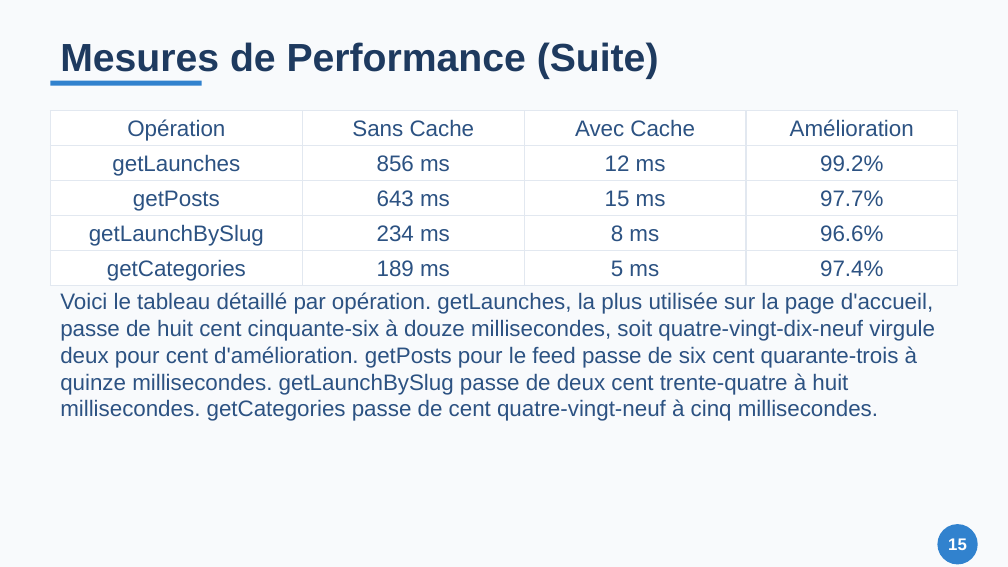
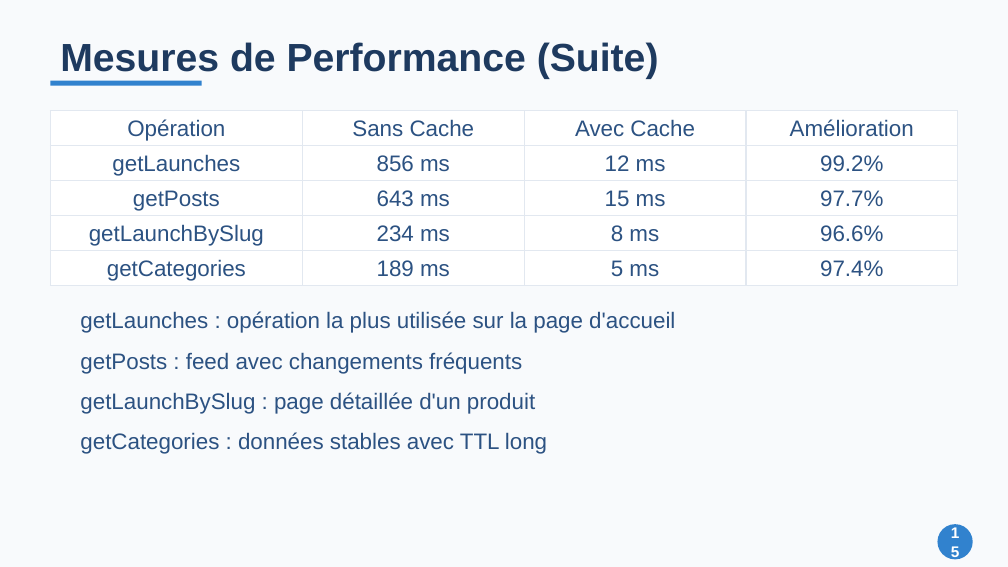
Before and after one commit to Zeinot/marketplace-saas, a slide deck: slide 15 of output/Presentation_Cache_Redis.pptx. Drawn at 1008x567 pixels with LibreOffice and Linux fonts; fonts in the diff are those of the drawing. Boxes give left, top, right and bottom in pixels: in the first picture for what was removed or moved away, otherwise in the second. Text is boxed around its words. In the diff, an @@ line names an element or a change of style, - is before the commit and + after.

```diff
--- a/output/Presentation_Cache_Redis.pptx
+++ b/output/Presentation_Cache_Redis.pptx
@@ text "getLaunches : opération la plus ..." at (80, 311, 675, 333): vertical alignment top to middle @@
@@ text at (80, 311, 675, 333): text changed @@
-Voici le tableau détaillé par opération. getLaunches, la plus utilisée sur la page d'accueil, passe de huit cent cinquante-six à douze millisecondes, soit quatre-vingt-dix-neuf virgule deux pour cent d'amélioration. getPosts pour le feed passe de six cent quarante-trois à quinze millisecondes. getLaunchBySlug passe de deux cent trente-quatre à huit millisecondes. getCategories passe de cent quatre-vingt-neuf à cinq millisecondes.
+getLaunches : opération la plus utilisée sur la page d'accueil
@@ text added at (80, 352, 522, 374), 16 pt, text #2C5282 @@
+getPosts : feed avec changements fréquents
@@ text added at (80, 392, 535, 414), 16 pt, text #2C5282 @@
+getLaunchBySlug : page détaillée d'un produit
@@ text added at (80, 432, 547, 454), 16 pt, text #2C5282 @@
+getCategories : données stables avec TTL long
@@ text "15" at (937, 524, 973, 559): size 12 to 11 pt @@
@@ ellipse: place and size @@
-ellipse at (937, 524, 978, 564)
+ellipse at (937, 524, 973, 559)
```
Also in this commit, not shown: 19 other slides changed, 6 other files.
